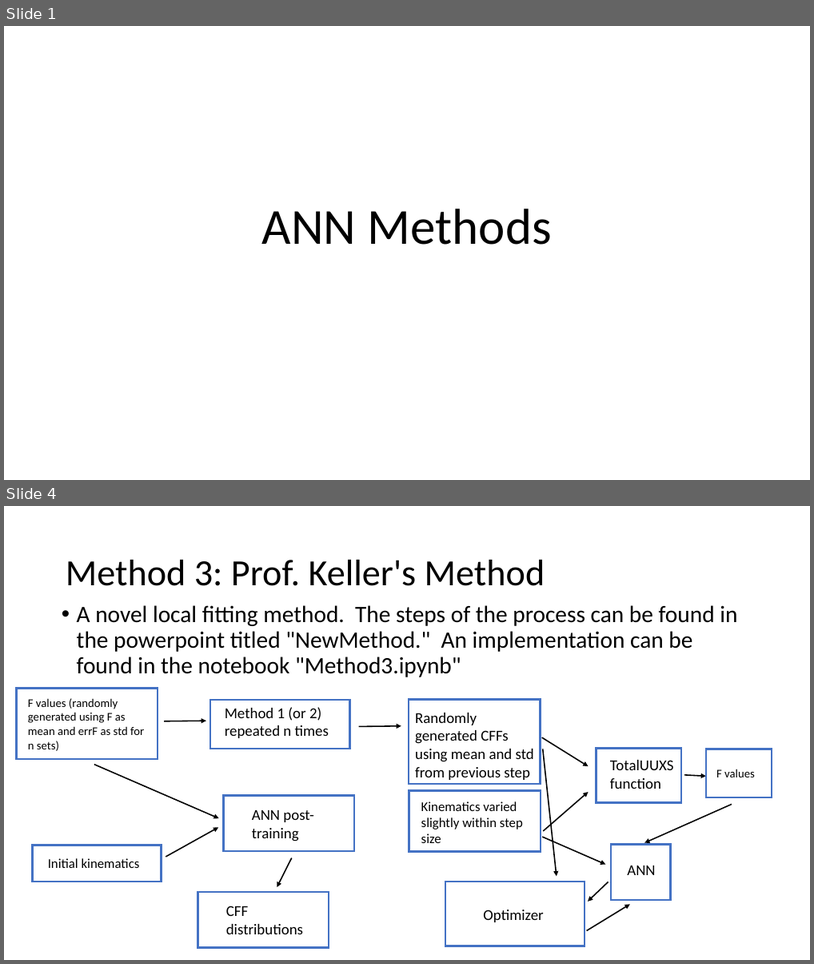
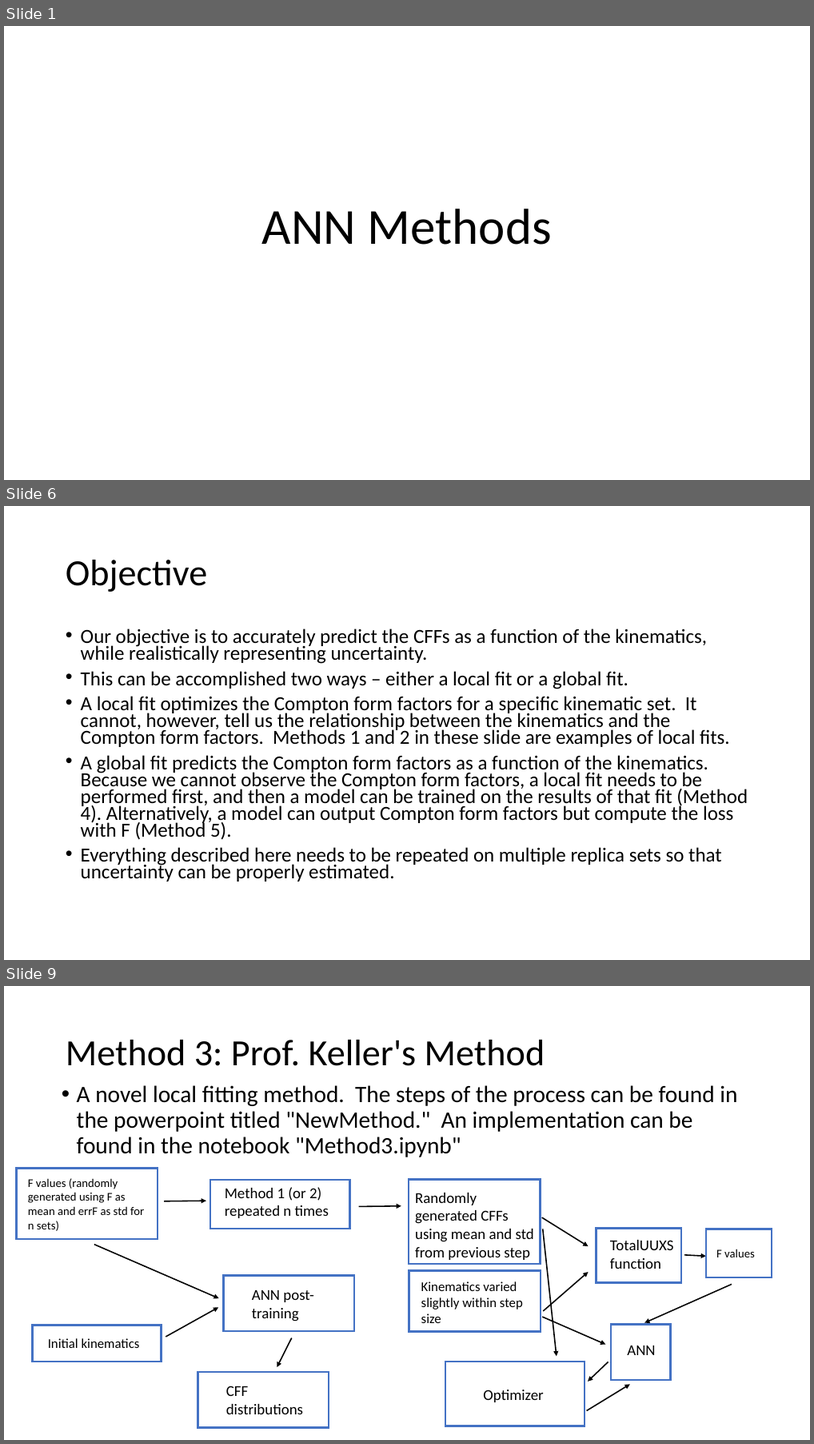
Before and after one commit to extraction-tools/ANN, a slide deck: Nick/ANNMethods.pptx. Shown one above the other, each under a label of ours: slides 1 and 4 before the commit, slides 1, 6 and 9 after it; the slides between them are not shown. The pictures are 814x964 and 814x1444 pixels, drawn with LibreOffice and Linux fonts; fonts in the diff are those of the drawing. Boxes give left, top, right and bottom in pixels: in the first picture for what was removed or moved away, otherwise in the second. Text is boxed around its words. In the diff, an @@ line names an element or a change of style, - is before the commit and + after.

Commit message:
New Function and updated ppt

```diff
--- a/Nick/ANNMethods.pptx
+++ b/Nick/ANNMethods.pptx
@@ slide 6 added at (x1=4, y1=506, x2=810, y2=960), background #FFFFFF @@
@@ title added at (x1=66, y1=560, x2=207, y2=592), 44 pt, text #000000 @@
+Objective
@@ text added at (x1=81, y1=628, x2=748, y2=881), 23.8 pt, text #000000 @@
+• Our objective is to accurately predict the CFFs as a function of the kinematics, while realistically representing uncertainty.
+• This can be accomplished two ways – either a local fit or a global fit.
+• A local fit optimizes the Compton form factors for a specific kinematic set. It cannot, however, tell us the relationship between the kinematics and the Compton form factors. Methods 1 and 2 in these slide are examples of local fits.
+• A global fit predicts the Compton form factors as a function of the kinematics. Because we cannot observe the Compton form factors, a local fit needs to be performed first, and then a model can be trained on the results of that fit (Method 4). Alternatively, a model can output Compton form factors but compute the loss with F (Method 5).
+• Everything described here needs to be repeated on multiple replica sets so that uncertainty can be properly estimated.
@@ what was slide 4 is now slide 9 @@
```
Also in this commit, not shown: 1 slide changed, 4 other slides added, 7 other files.
